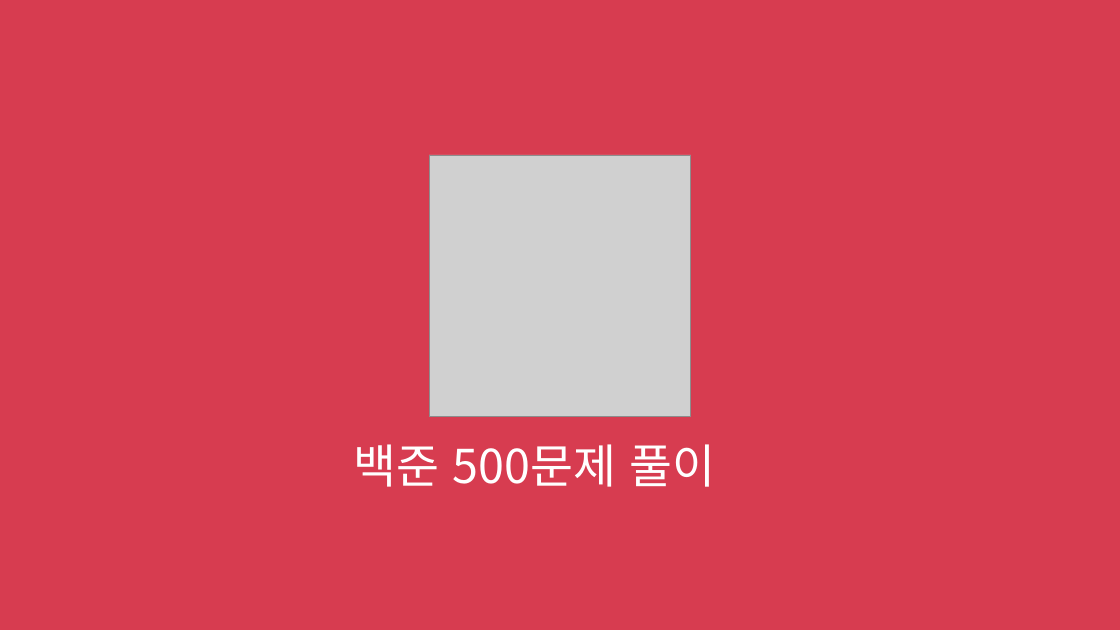
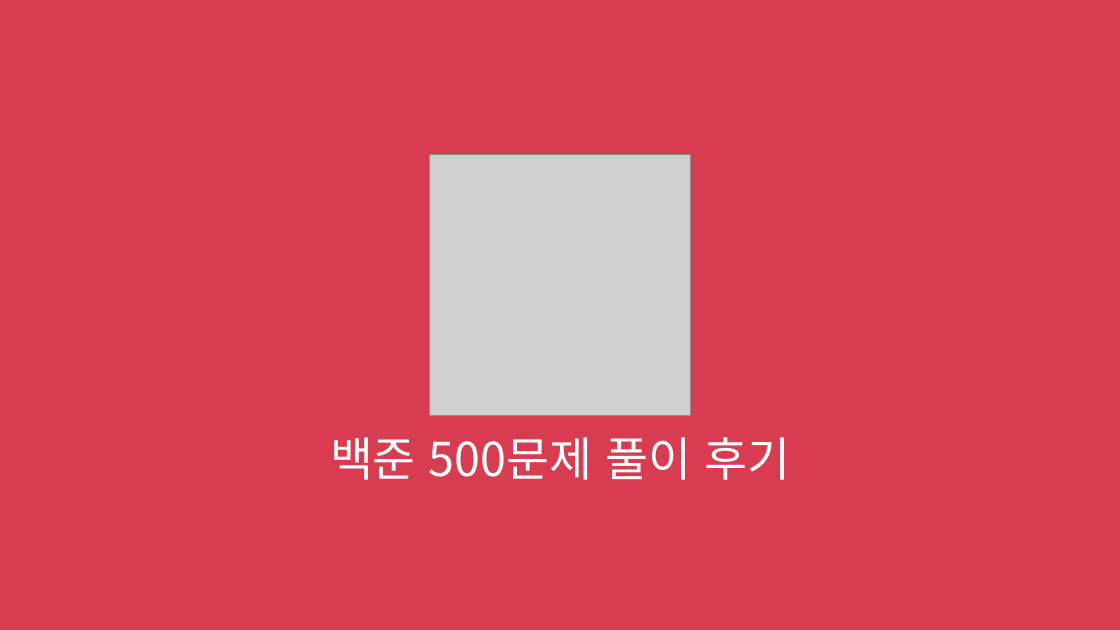
Before and after one commit to KoEonYack/Tistory-Coveant, a slide deck: slide 1 of Article/프로젝트후기/백준500문제달성/img/img.pptx. Drawn at 1120x630 pixels with LibreOffice and Linux fonts; fonts in the diff are those of the drawing; grey boxes stand for pictures. Boxes give left, top, right and bottom in pixels: in the first picture for what was removed or moved away, otherwise in the second. Text is boxed around its words. In the diff, an @@ line names an element or a change of style, - is before the commit and + after.

Commit message:
[FIX] 백준 500문제 풀이 후기
- 커버 이미지 수정
- 내용 수정

```diff
--- a/Article/프로젝트후기/백준500문제달성/img/img.pptx
+++ b/Article/프로젝트후기/백준500문제달성/img/img.pptx
@@ text at [330, 437, 790, 480]: text changed @@
-백준 500문제 풀이
+백준 500문제 풀이 후기
```
Also in this commit, not shown: 2 other files.
